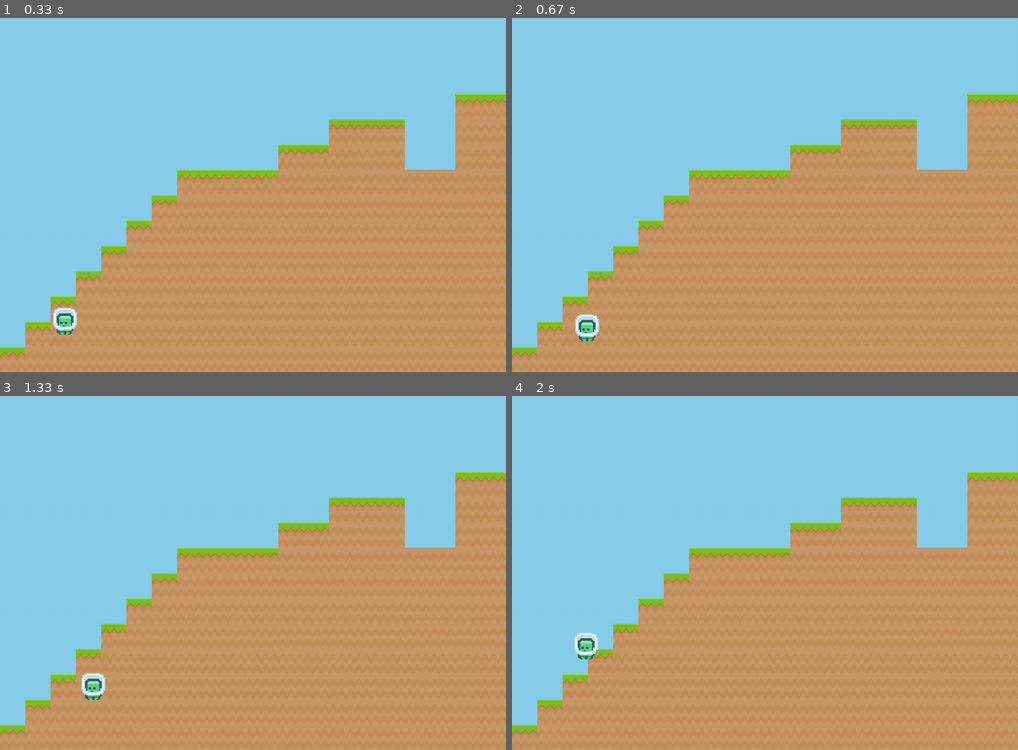
Above: before the commit, frames 1-4 (two rows, left to right).
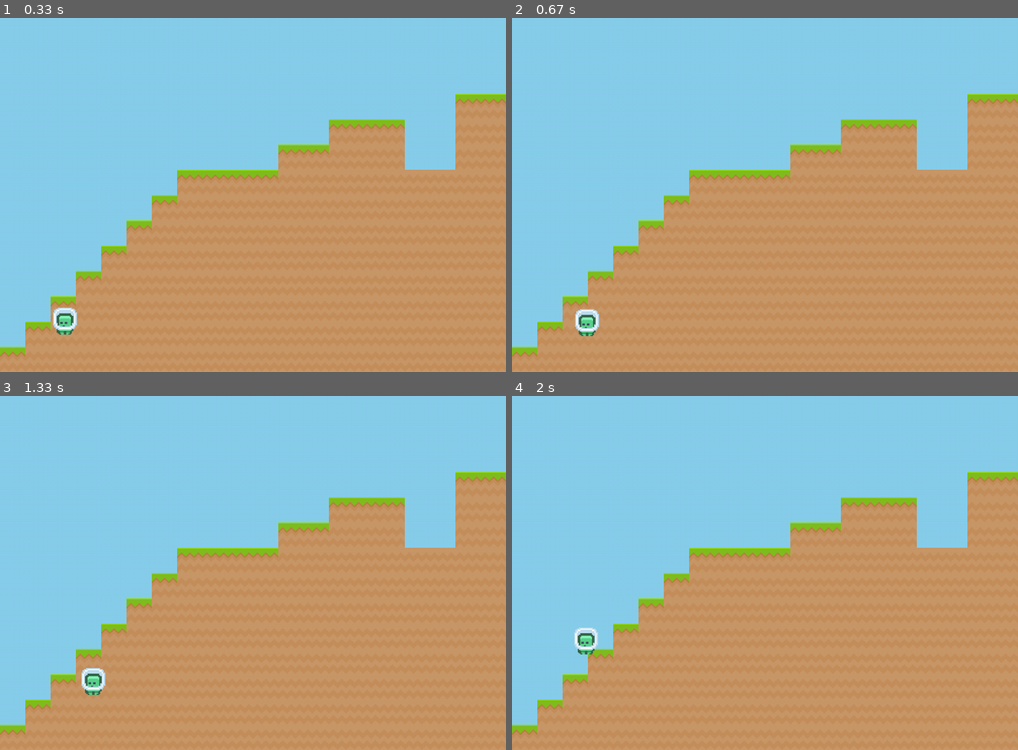
Above: after the commit, the same moments.

Repository: SaucisseRoyale/GTECH1-MINI-STUDIO-Groupe-2
Game: pygame game, started from World.py
Two runs of this game, one before a commit and one after it. Both use one fixed random seed, a clock stepped at 60 frames per second and the inputs below.
Inputs:
- Up to frame 1 (0.33 s): no input
- Up to frame 2 (0.67 s): hold Right from 0.33 s (still down)
- Up to frame 3 (1.33 s): release Right at 0.8 s; hold Right 0.83-1.3 s; tap Space at 0.9, 1.2 s
- Up to frame 4 (2 s): hold Left 1.33-1.87 s; tap Space at 1.4, 1.7, 1.97 s; hold Left from 1.9 s (still down)

Frame 1 is identical in both runs. In frame 2, 0.3% of the frame differs, in the area x 12-18%, y 82-92%; in frame 3, 0.3%; in frame 4, 0.3%.

Commit message:
Update World.py

Diff:
--- a/World.py
+++ b/World.py
@@ -1,3 +1,4 @@
+
 import pygame
 from pygame.locals import *
 
@@ -7,6 +8,7 @@
 screen_height = 700
 tile_size = 50
 move_speed = 1
+
 
 screen = pygame.display.set_mode((screen_width, screen_height))
 pygame.display.set_caption('Platformer')
@@ -70,7 +72,7 @@
             self.jumped = False
 
         # Appliquer la gravité
-        self.vel_y += 1 * 0.016
+        self.vel_y += 1 * 0.012
         if self.vel_y > 10:
             self.vel_y = 10
 
